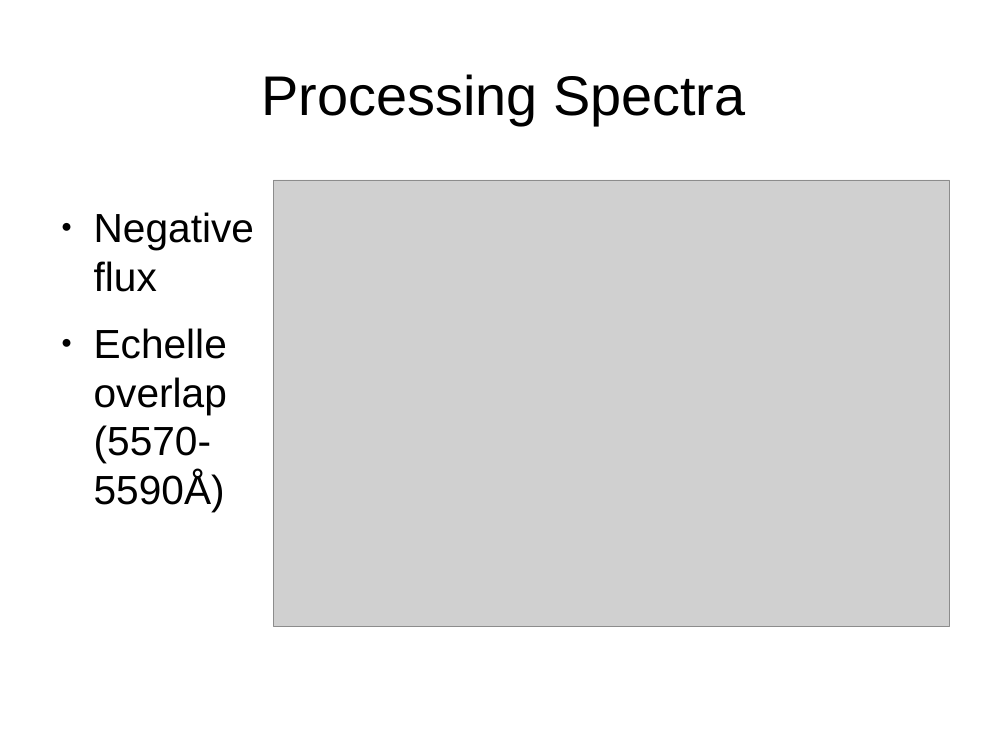
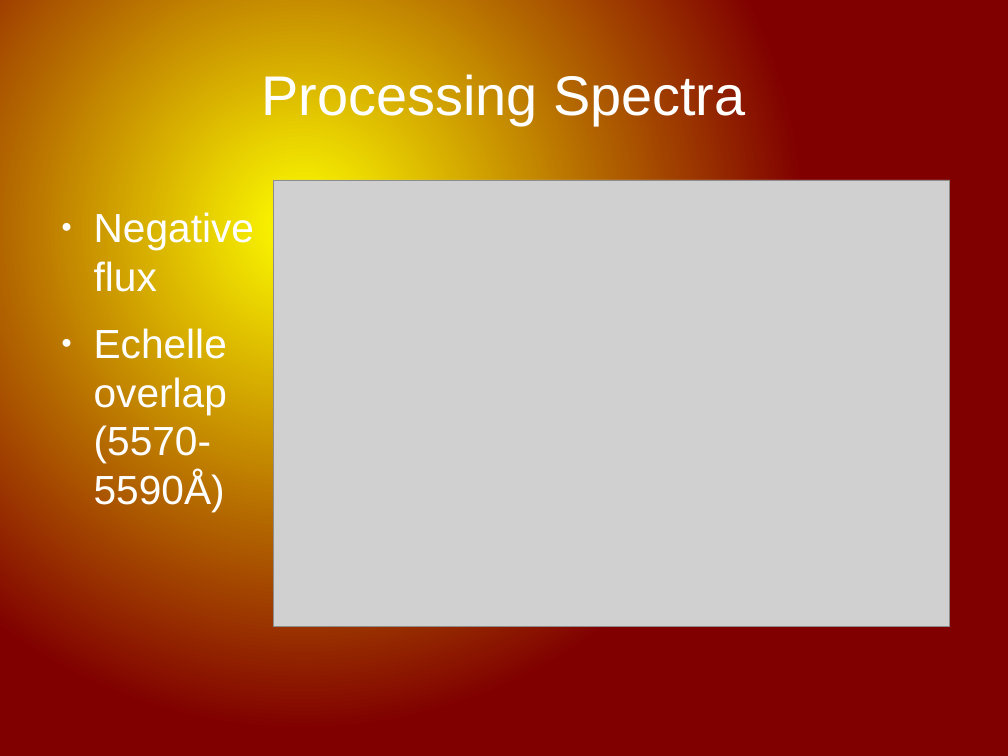
Before and after one commit to grd349/LearningLAMOST, a slide deck: slide 2 of Plots/TempModPresent.odp. Drawn at 1008x756 pixels with LibreOffice and Linux fonts; fonts in the diff are those of the drawing; grey boxes stand for pictures. Boxes give left, top, right and bottom in pixels: in the first picture for what was removed or moved away, otherwise in the second. Text is boxed around its words. In the diff, an @@ line names an element or a change of style, - is before the commit and + after.

Commit message:
Presentation edits

```diff
--- a/Plots/TempModPresent.odp
+++ b/Plots/TempModPresent.odp
@@ background #FFFFFF to gradient #FFFF00 to #800000 @@
@@ title "Processing Spectra" at (x1=261, y1=71, x2=745, y2=125): text colour #000000 to #FFFFFF @@
@@ text "Negative flux" at (x1=94, y1=210, x2=254, y2=512): text colour #000000 to #FFFFFF; bullet colour #000000 to #FFFFFF @@
```
Also in this commit, not shown: 6 other slides changed, 3 slides added.
